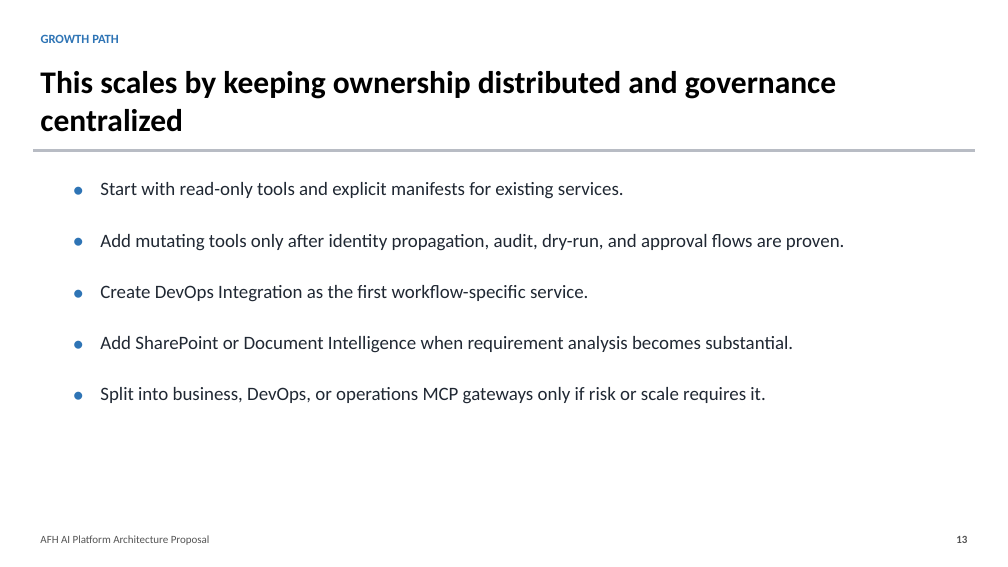
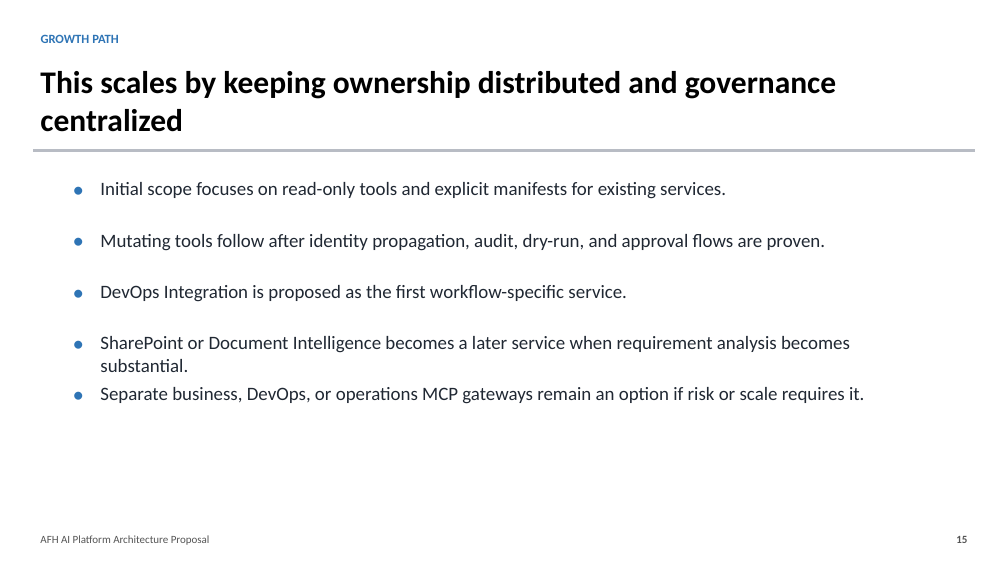
Before and after one commit to ikebotch/afh-booking-function-app, a slide deck: slide 15 of docs/AFH_AI_Platform_Architecture_Proposal.pptx (slide 13 before the commit). Drawn at 1008x567 pixels with LibreOffice and Linux fonts; fonts in the diff are those of the drawing. Boxes give left, top, right and bottom in pixels: in the first picture for what was removed or moved away, otherwise in the second. Text is boxed around its words. In the diff, an @@ line names an element or a change of style, - is before the commit and + after.

Commit message:
feat: Update AFH AI Platform Architecture Proposal documents

```diff
--- a/docs/AFH_AI_Platform_Architecture_Proposal.pptx
+++ b/docs/AFH_AI_Platform_Architecture_Proposal.pptx
@@ text at (100, 182, 726, 199): text changed @@
-Start with read-only tools and explicit manifests for existing services.
+Initial scope focuses on read-only tools and explicit manifests for existing services.
@@ text at (100, 234, 826, 251): text changed @@
-Add mutating tools only after identity propagation, audit, dry-run, and approval flows are proven.
+Mutating tools follow after identity propagation, audit, dry-run, and approval flows are proven.
@@ text at (100, 285, 626, 302): text changed @@
-Create DevOps Integration as the first workflow-specific service.
+DevOps Integration is proposed as the first workflow-specific service.
@@ text at (100, 336, 850, 372): text changed @@
-Add SharePoint or Document Intelligence when requirement analysis becomes substantial.
+SharePoint or Document Intelligence becomes a later service when requirement analysis becomes substantial.
@@ text at (100, 387, 864, 404): text changed @@
-Split into business, DevOps, or operations MCP gateways only if risk or scale requires it.
+Separate business, DevOps, or operations MCP gateways remain an option if risk or scale requires it.
```
Also in this commit, not shown: 11 other slides changed, 2 slides added, 1 other file.
